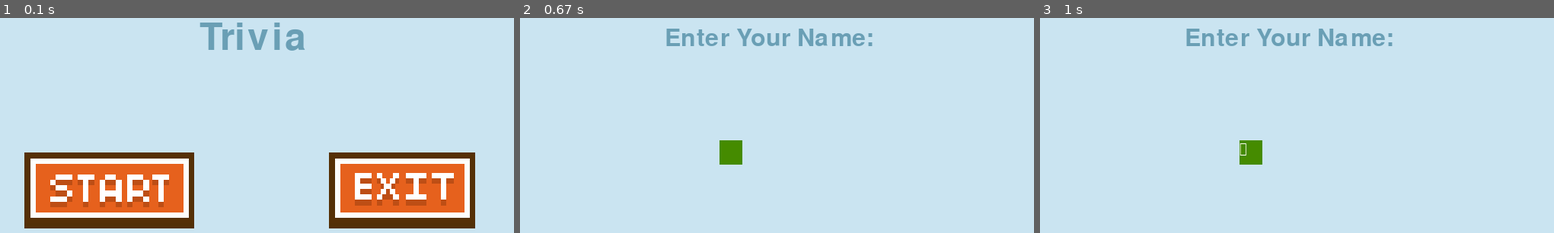
Above: before the commit, frames 1-3 (left to right).
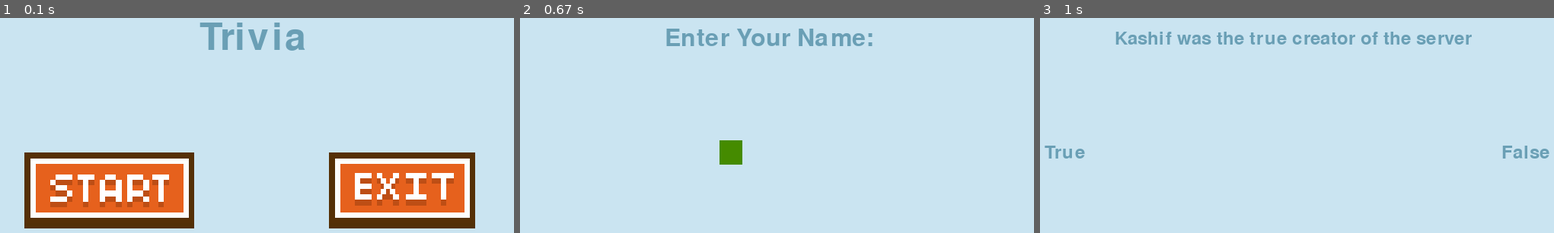
Above: after the commit, the same moments.

Repository: smuh27/Pygame-Project
Game: pygame game, started from main.py
The game is run twice, just before and just after one commit, with the same random seed, the same clock (stepped at 60 frames per second) and the same inputs.
Inputs (mouse positions are in pixels of both pictures, inside the frame that each line leads up to):
- Up to frame 1 (0.1 s): no input
- Up to frame 2 (0.67 s): press the mouse at (627, 190) at 0.37 s; move the mouse to (607, 224) at 0.47 s; release the mouse at (outside the picture) at 0.6 s
- Up to frame 3 (1 s): tap Enter at 0.67 s

Frames 1-2 are identical in both runs. In frame 3, 3.3% of the frame differs, in the area x 0-100%, y 4-69%.

Commit message:
Question/Answer Screen

Diff:
--- a/menu.py
+++ b/menu.py
@@ -9,9 +9,8 @@
 exit_img = pygame.image.load("images/exit_btn.png").convert_alpha()
 pygame.display.set_caption("Trivia")
 
-
+player_name = ''
 answer_key = {'Kashif was the true creator of the server': False}
-
 
 class Button():
     def __init__(self, x, y, image, scale):
@@ -40,8 +39,9 @@
 start_button = Button(100, 300, start_img, 0.8)
 exit_button = Button(500, 300, exit_img, 0.8)
 
+pygame.init()
+
 def main_menu():
-    pygame.init()
     font = pygame.font.Font('freesansbold.ttf', 50)
     text = font.render('Trivia', True, BLUE)
     textRect = text.get_rect()
@@ -54,7 +54,7 @@
                 running = False
         screen.fill((202, 228, 241))
         if start_button.draw(screen):
-            stage1(screen)
+            stage1()
         if exit_button.draw(screen):
             running = False
         screen.blit(text, textRect)
@@ -64,7 +64,7 @@
 
 
 
-def stage1(screen):
+def stage1():
     font = pygame.font.Font('freesansbold.ttf', 32)
     name_text = font.render('Enter Your Name: ', True, BLUE, )
     textRect = name_text.get_rect()
@@ -75,6 +75,7 @@
     active = False
     color_active = pygame.Color('lightskyblue3')
     color_passive = pygame.Color('chartreuse4')
+    player_1 = ''
     color = color_passive
     text = ''
     running = True
@@ -93,8 +94,9 @@
                 else:
                     text += event.unicode
             if event.type == pygame.KEYDOWN:
-                if event.type == pygame.K_RETURN:
-                    print(Player(text).name)
+                if event.key == pygame.K_RETURN:
+                    player_1 = Player(text)
+                    stage2(player_1)
         screen.fill((202, 228, 241))
 
         if active:
@@ -107,23 +109,52 @@
         screen.blit(text_surface, input_box)
         input_box.w = max(30, text_surface.get_width()+10)
 
+        pygame.display.update()
+
+
+def stage2(player_name):
+    font = pygame.font.Font('freesansbold.ttf', 24)
+    question = font.render(str(next(iter(answer_key))), True, BLUE, )
+    textRect = question.get_rect()
+    textRect.center = (WIDTH // 2, HEIGHT//4)
+    font = pygame.font.Font('freesansbold.ttf', 24)
+    answer_1 = font.render('True', True, BLUE, )
+    answer1Rect = answer_1.get_rect()
+    answer1Rect.center = (100, 300)
+    font = pygame.font.Font('freesansbold.ttf', 24)
+    answer_2 = font.render('False', True, BLUE, )
+    answer2Rect = answer_1.get_rect()
+    answer2Rect.center = (700, 300)
+    running = True
+    correct_answer = answer_key[str(next(iter(answer_key)))]
+    user_answer = None
+    while running:
+        screen.fill((202, 228, 241))
+
+
+        for event in pygame.event.get():
+            if event.type ==pygame.QUIT:
+                running = False
+            if event.type == pygame.MOUSEBUTTONDOWN:
+                if event.button == 1:
+                    if answer1Rect.collidepoint(event.pos):
+                        user_answer = True
+                        print("Incorrect")
+            if event.type == pygame.MOUSEBUTTONDOWN:
+                if event.button == 1:
+                    if answer2Rect.collidepoint(event.pos):
+                        user_answer = False
+                        print("Correct")
+        screen.blit(question, textRect)
+        screen.blit(answer_1, answer1Rect)
+        screen.blit(answer_2, answer2Rect)
+
         pygame.display.flip()
 
-
-# def stage2(screen):
-#     running = True
-#     while running:
-#         for event in pygame.event.get():
-#             if event.type ==pygame.QUIT:
-#                 running = False
-#         screen.fill((202, 228, 241))
-#         font = pygame.font.Font('freesansbold.ttf', 24)
-#         text = font.render(str(next(iter(answer_key))), True, BLUE, )
-#         textRect = text.get_rect()
-#         textRect.center = (WIDTH // 2, HEIGHT//4)
-#         screen.blit(text, textRect)
+    if user_answer == correct_answer:
+        print("Correct")
+    else:
+        print("Incorrect")
 
 
-#         pygame.display.flip()
-
-#     pygame.quit()
+    pygame.quit()
--- a/player.py
+++ b/player.py
@@ -1,15 +1,11 @@
-
 class Player:
     def __init__(self, name):
+        self.score = 0
         self.name = name
-        self.score = 0
+
 
     def set_score(self, score):
         self.score = score
 
     def increase_score(self, points):
         self.score += points
-
-text = Player('Samir')
-
-print(text.name)
